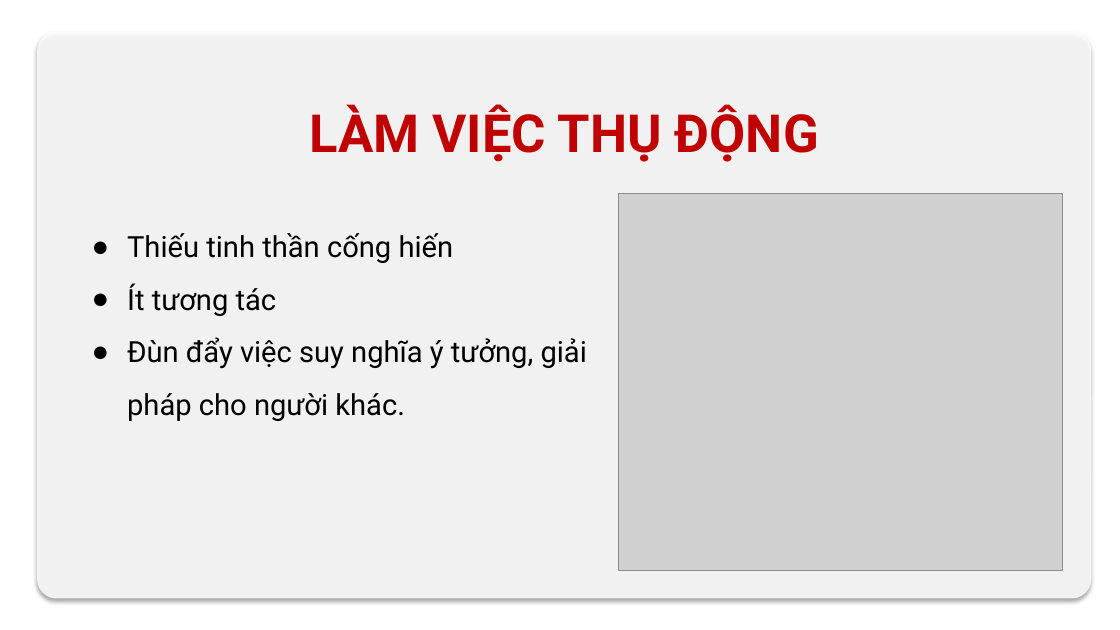
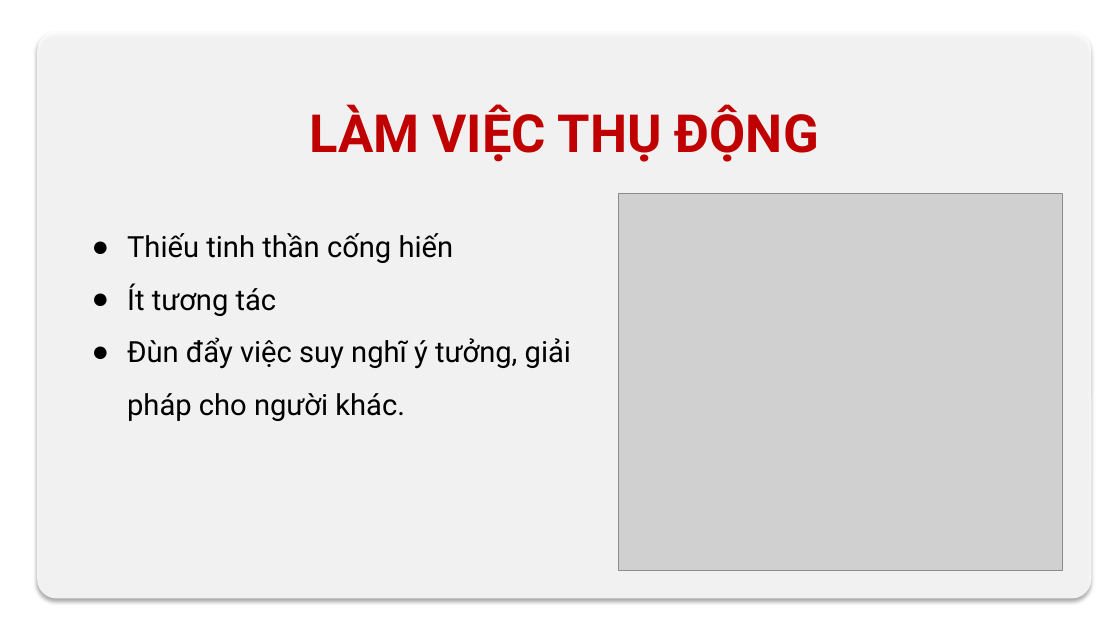
Before and after one commit to dragonjjr/QTPM2022, a slide deck: slide 3 of Working/TeamWork_ver2.pptx. Drawn at 1120x630 pixels with LibreOffice and Linux fonts; fonts in the diff are those of the drawing; grey boxes stand for pictures; background and template pictures are left out. Boxes give left, top, right and bottom in pixels: in the first picture for what was removed or moved away, otherwise in the second. Text is boxed around its words. In the diff, an @@ line names an element or a change of style, - is before the commit and + after.

Commit message:
update slide

```diff
--- a/Working/TeamWork_ver2.pptx
+++ b/Working/TeamWork_ver2.pptx
@@ text at (127,337,571,421): text changed @@
-● Đùn đẩy việc suy nghĩa ý tưởng, giải pháp cho người khác.
+● Đùn đẩy việc suy nghĩ ý tưởng, giải pháp cho người khác.
```
